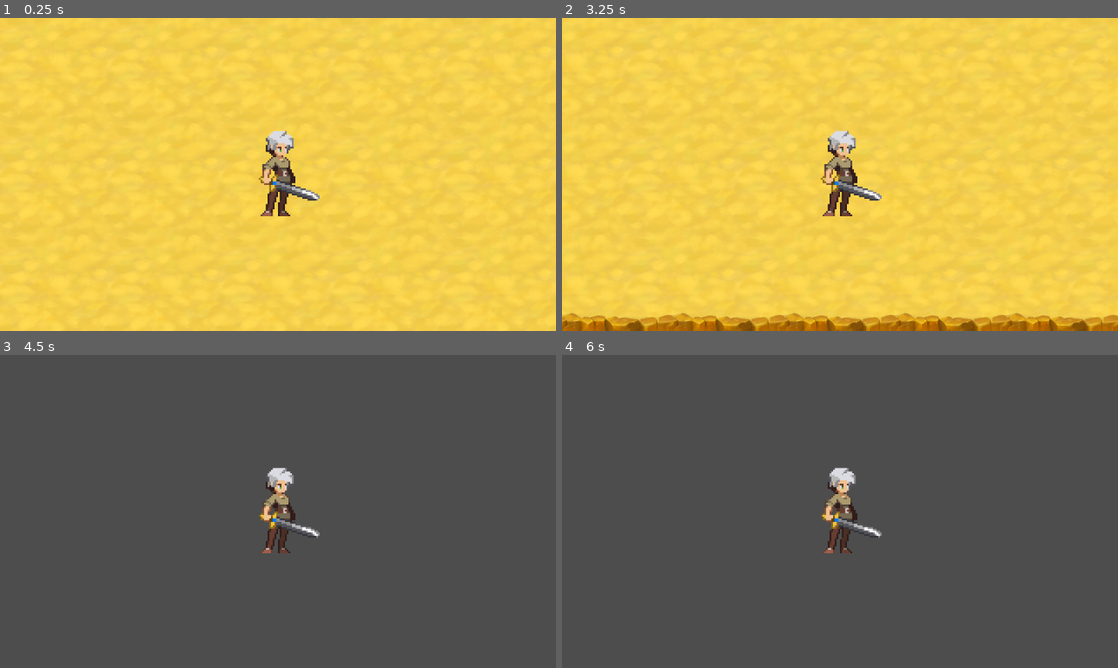
Above: before the commit, frames 1-4 (two rows, left to right).
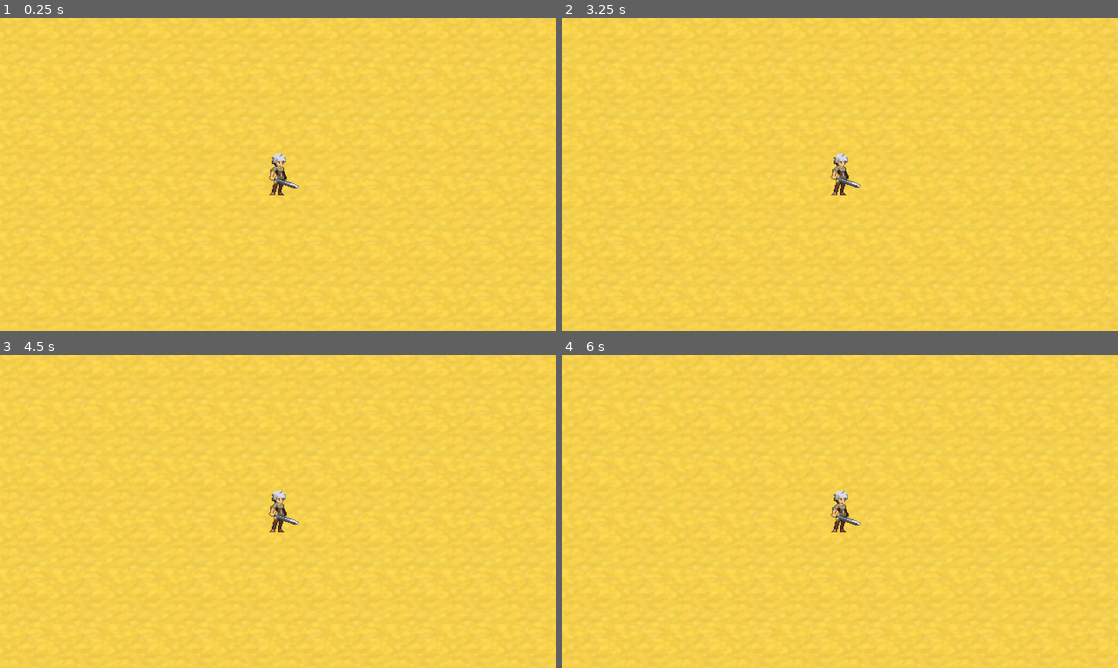
Above: after the commit, the same moments.

Repository: cclark2039/Project-Dust-Blade
Game: Godot game, scene res://Scenes/Main.tscn
Same seed, same stepped clock (60 frames per second), same inputs: the game is played once before the commit and once after it.
Inputs:
- Up to frame 1 (0.25 s): no input
- Up to frame 2 (3.25 s): tap Enter (ui_accept) at 0.5, 0.6, 0.77, 1.07, 1.35, 1.52, 1.82, 2.1, 2.85, 3.02 s; hold Right (ui_right) 0.53-2.03 s; hold Left (ui_left) 2.03-2.78 s; hold Right (ui_right) from 2.78 s (still down)
- Up to frame 3 (4.5 s): tap Enter (ui_accept) at 3.32, 3.6, 3.77, 4.07, 4.25, 4.35 s; release Right (ui_right) at 4.28 s; hold Left (ui_left) from 4.28 s (still down)
- Up to frame 4 (6 s): tap Enter (ui_accept) at 4.52, 4.82, 5.1, 5.85 s; release Left (ui_left) at 5.03 s; hold Right (ui_right) 5.03-5.78 s; hold Left (ui_left) from 5.78 s (still down)

The runs differ from the first frame. In frame 1, 1.3% of the frame differs, in the area x 5-86%, y 11-84%; in frame 2, 5.8%; in frame 3, 100%; in frame 4, 100%, in the area x 0-100%, y 0-100%.

Commit message:
Player Movement, World Boundaries, Camera
Changed player movement to reflect movement on flat surface, added world bounds based on current layout, zoomed camera out for larger view.

Diff:
--- a/project-bullet-storm/Scenes/Main.tscn
+++ b/project-bullet-storm/Scenes/Main.tscn
@@ -66,6 +66,21 @@
 physics_layer_0/collision_layer = 1
 sources/0 = SubResource("TileSetAtlasSource_uu6xs")
 
+[sub_resource type="WorldBoundaryShape2D" id="WorldBoundaryShape2D_idj7w"]
+normal = Vector2(0.9998612, 0.016664352)
+distance = -5257.153
+
+[sub_resource type="WorldBoundaryShape2D" id="WorldBoundaryShape2D_kln2b"]
+normal = Vector2(0.0033388794, 0.9999944)
+distance = -5265.9644
+
+[sub_resource type="WorldBoundaryShape2D" id="WorldBoundaryShape2D_rgh2o"]
+normal = Vector2(-1, 0)
+distance = -5387.0
+
+[sub_resource type="WorldBoundaryShape2D" id="WorldBoundaryShape2D_pbw6q"]
+distance = -5496.0
+
 [node name="Node2D" type="Node2D"]
 
 [node name="TileMapLayer" type="TileMapLayer" parent="."]
@@ -73,6 +88,22 @@
 tile_map_data = PackedByteArray("AAD9//7/AAABAAEAAAD///7/AAABAAEAAAAAAP7/AAABAAEAAAABAP7/AAABAAEAAAACAP7/AAABAAEAAAACAP …(29504 unchanged characters)…
 tile_set = SubResource("TileSet_r0du0")
 
+[node name="Boundaries" type="StaticBody2D" parent="."]
+
+[node name="Left Boundary" type="CollisionShape2D" parent="Boundaries"]
+shape = SubResource("WorldBoundaryShape2D_idj7w")
+
+[node name="Top Boundary" type="CollisionShape2D" parent="Boundaries"]
+shape = SubResource("WorldBoundaryShape2D_kln2b")
+
+[node name="Right Boundary" type="CollisionShape2D" parent="Boundaries"]
+position = Vector2(100, 0)
+shape = SubResource("WorldBoundaryShape2D_rgh2o")
+
+[node name="Bottom Boundary" type="CollisionShape2D" parent="Boundaries"]
+shape = SubResource("WorldBoundaryShape2D_pbw6q")
+
 [node name="Player" parent="." instance=ExtResource("2_idj7w")]
 
 [node name="Camera2D" type="Camera2D" parent="Player"]
+zoom = Vector2(0.5, 0.5)
--- a/project-bullet-storm/Scenes/player.gd
+++ b/project-bullet-storm/Scenes/player.gd
@@ -1,25 +1,26 @@
 extends CharacterBody2D
 
 
-const SPEED = 300.0
-const JUMP_VELOCITY = -400.0
+const SPEED = 1000.0
+#const JUMP_VELOCITY = -400.0
 
 
 func _physics_process(delta: float) -> void:
 	# Add the gravity.
-	if not is_on_floor():
-		velocity += get_gravity() * delta
-
-	# Handle jump.
-	if Input.is_action_just_pressed("ui_accept") and is_on_floor():
-		velocity.y = JUMP_VELOCITY
+	#if not is_on_floor():
+		#velocity += get_gravity() * delta
 
 	# Get the input direction and handle the movement/deceleration.
 	# As good practice, you should replace UI actions with custom gameplay actions.
-	var direction := Input.get_axis("ui_left", "ui_right")
-	if direction:
-		velocity.x = direction * SPEED
+	var directionx := Input.get_axis("ui_left", "ui_right")
+	if directionx:
+		velocity.x = directionx * SPEED
 	else:
 		velocity.x = move_toward(velocity.x, 0, SPEED)
 
+	var directiony := Input.get_axis("ui_up", "ui_down")
+	if directiony:
+		velocity.y = directiony * SPEED
+	else:
+		velocity.y = move_toward(velocity.y, 0, SPEED)
 	move_and_slide()
--- a/project-bullet-storm/Scenes/player.tscn
+++ b/project-bullet-storm/Scenes/player.tscn
@@ -36,12 +36,12 @@
 }],
 "loop": true,
 "name": &"default",
-"speed": 5.0
+"speed": 10.0
 }]
 
 [sub_resource type="CapsuleShape2D" id="CapsuleShape2D_v0iea"]
-radius = 12.0
-height = 96.0
+radius = 23.5
+height = 106.0
 
 [node name="Player" type="CharacterBody2D"]
 scale = Vector2(2, 2)
@@ -51,8 +51,8 @@
 [node name="AnimatedSprite2D" type="AnimatedSprite2D" parent="."]
 scale = Vector2(2, 2)
 sprite_frames = SubResource("SpriteFrames_x3wgy")
-frame = 2
-frame_progress = 0.63547224
+autoplay = "default"
+frame_progress = 0.60396785
 
 [node name="CollisionShape2D" type="CollisionShape2D" parent="."]
 shape = SubResource("CapsuleShape2D_v0iea")
Not shown: 1 places in project-bullet-storm/Scenes/Main.tscn that only renumber resources
